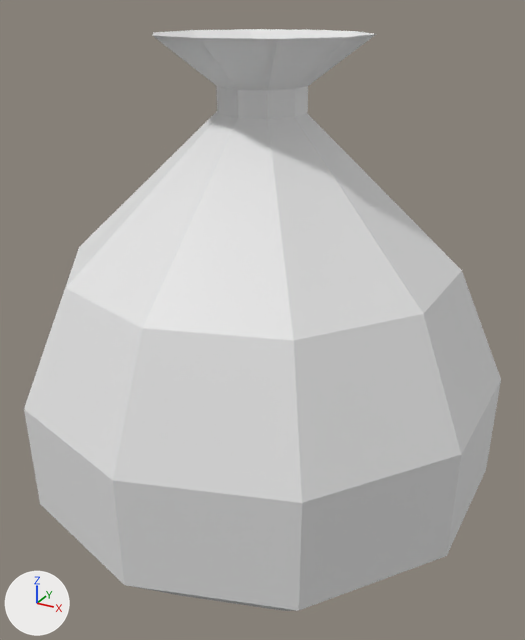
The FBX model JackiesLantern/Assets/GameAssets/Models/Level1Models/TrashBag1.fbx, before and after one commit.
Before and after are seen from a camera (50 mm lens) standing at (0.62, -1.115, 0.925) and looking at (0.051, -0.079, 0.407). The lights are fixed; the arrows at lower left show +X, +Y and +Z. Where no turn or scale is listed for an object, it has been applied to the vertices.

The scene before the commit, as lines of its bpy script (objects in view):
```python
me_mesh = bpy.data.meshes.new('Mesh')
me_mesh.from_pydata(...)  # 72 vertices, 140 faces; spans x -0.402..0.402, y -0.422..0.422, z -0.002..0.879
ob_trashbag1 = bpy.data.objects.new('Trashbag1', me_mesh)
ob_trashbag1.location = (0.043, -0.068, 0.0)
```
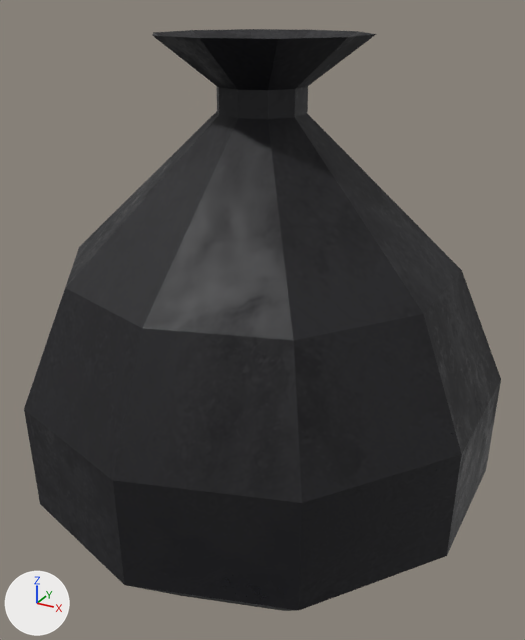
The newer file is also turned or shifted as a whole; pictures and numbers use the older file's frame.

Pixel boxes (x1, y1, x2, y2) of what changed, in the pictures (525 x 640 px):
'Trashbag1', recoloured (white to black)
    both: (24, 29, 501, 611)

What the commit changed:
Picture 'TrashBag1_Roughness.png' (img_trashbag1_roughness_png) is new.
Picture 'TrashBag1_Base_color.png' (img_trashbag1_base_color_png) is new.
Material 'TrashBag1' (mat_trashbag1) is new.
Uses the picture img_trashbag1_base_color_png.
Uses the picture img_trashbag1_roughness_png.
me_mesh has 72 vertices, 140 faces and spans x -0.402..0.402, y -0.422..0.422, z -0.002..0.879.
me_mesh now uses material mat_trashbag1.
